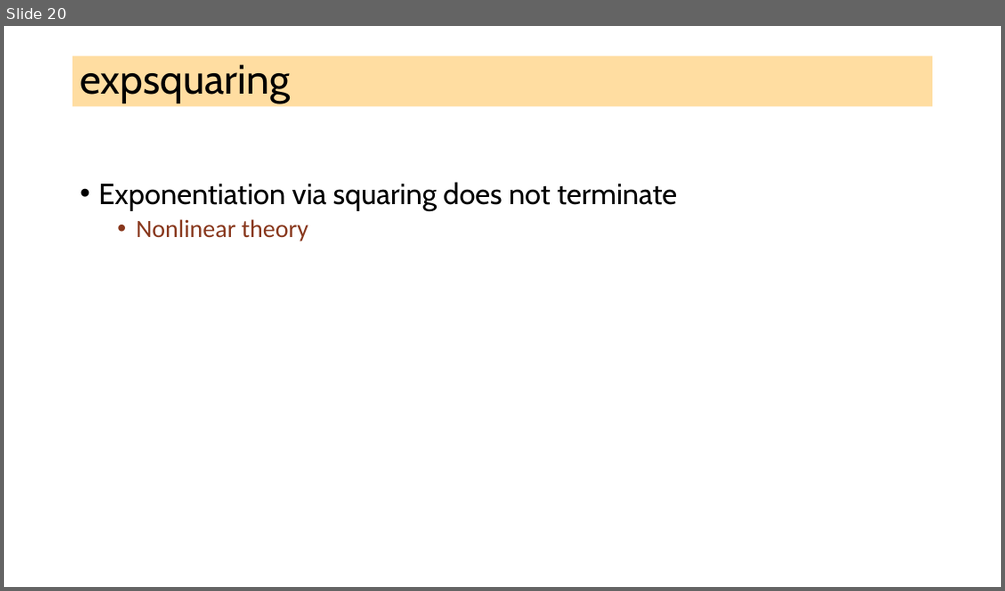
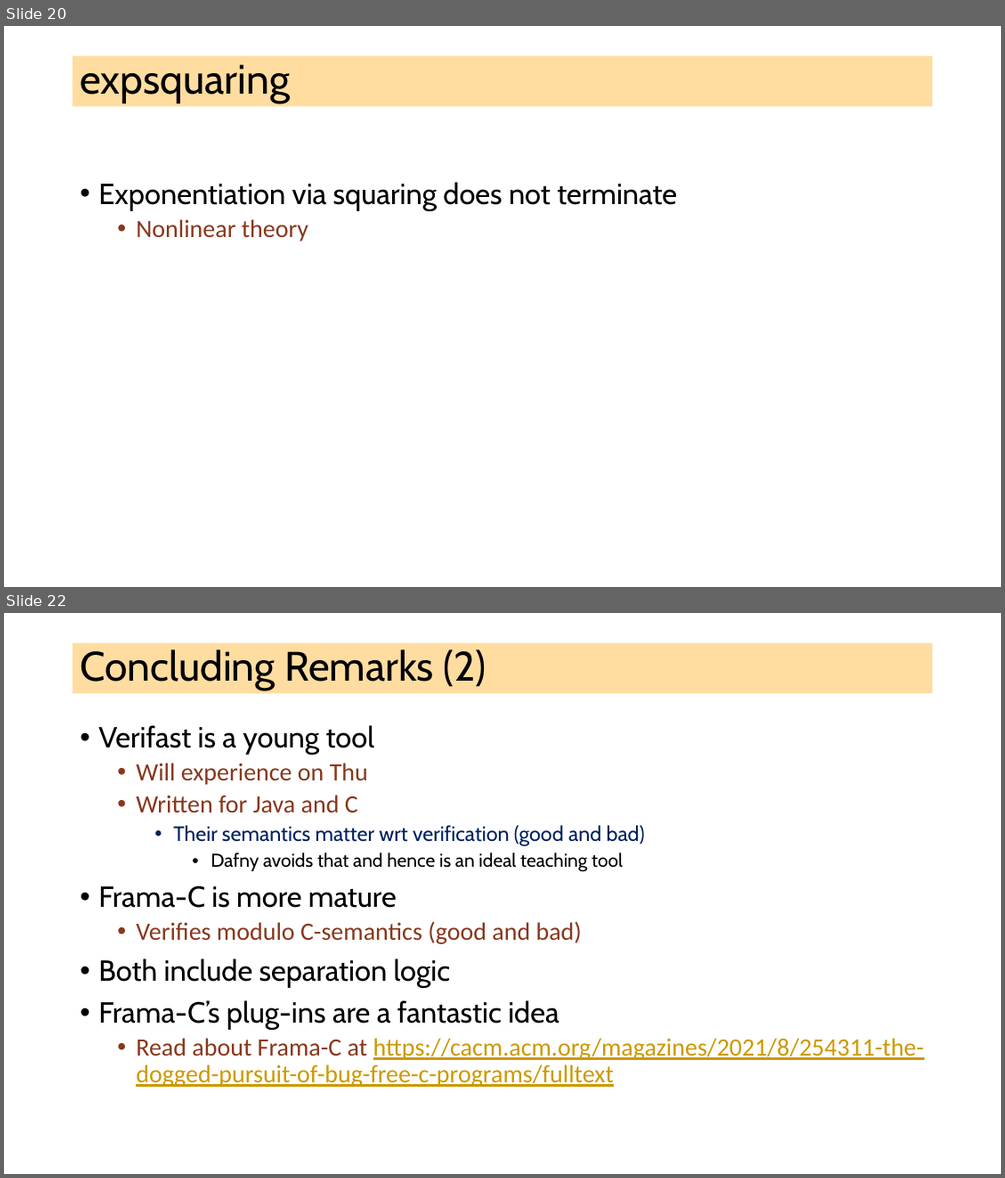
Before and after one commit to ganeshutah/cs6110s22, a slide deck: Lec17/Lec17.pptx. Shown one above the other, each under a label of ours: slide 20 before the commit, slides 20 and 22 after it; the slides between them are not shown. The pictures are 1005x591 and 1005x1178 pixels, drawn with LibreOffice and Linux fonts; fonts in the diff are those of the drawing. Boxes give left, top, right and bottom in pixels: in the first picture for what was removed or moved away, otherwise in the second. Text is boxed around its words. In the diff, an @@ line names an element or a change of style, - is before the commit and + after.

```diff
--- a/Lec17/Lec17.pptx
+++ b/Lec17/Lec17.pptx
@@ slide 22 added at bbox=[4, 613, 1001, 1174], background #FFFFFF @@
@@ title added at bbox=[73, 643, 933, 694], fill #FFBD47 at 51% opacity, 39.6 pt, text #000000 @@
+Concluding Remarks (2)
@@ text added at bbox=[98, 725, 924, 1086], 24 pt, text #000000 @@
+• Verifast is a young tool
+  • Will experience on Thu
+  • Written for Java and C
+    • Their semantics matter wrt verification (good and bad)
+      • Dafny avoids that and hence is an ideal teaching tool
+• Frama-C is more mature
+  • Verifies modulo C-semantics (good and bad)
+• Both include separation logic
+• Frama-C’s plug-ins are a fantastic idea
+  • Read about Frama-C at https://cacm.acm.org/magazines/2021/8/254311-the-dogged-pursuit-of-bug-free-c-programs/fulltext
```
Also in this commit, not shown: 1 other slide added.
